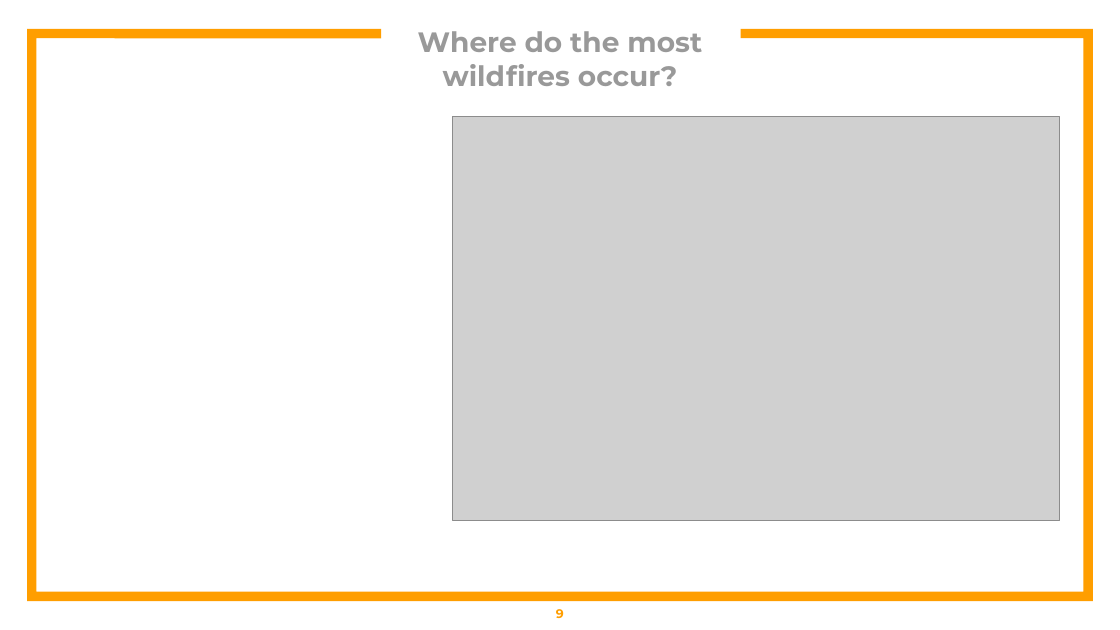
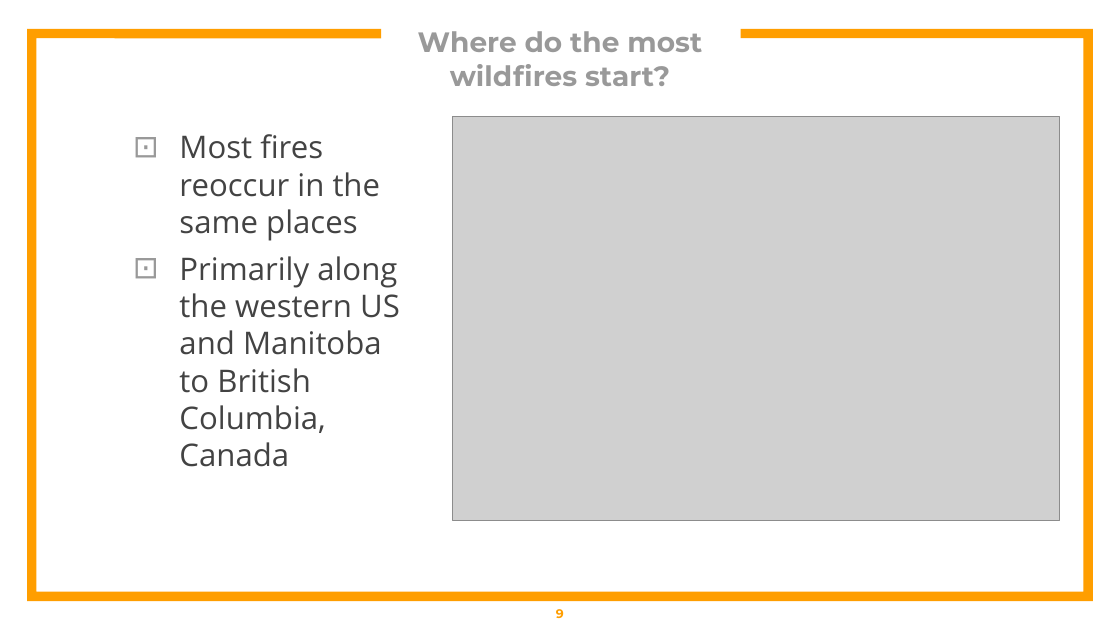
Before and after one commit to britt-emm/CGGroupProject, a slide deck: slide 9 of Wildfire_Group_Proj.pptx. Drawn at 1120x630 pixels with LibreOffice and Linux fonts; fonts in the diff are those of the drawing; grey boxes stand for pictures. Boxes give left, top, right and bottom in pixels: in the first picture for what was removed or moved away, otherwise in the second. Text is boxed around its words. In the diff, an @@ line names an element or a change of style, - is before the commit and + after.

```diff
--- a/Wildfire_Group_Proj.pptx
+++ b/Wildfire_Group_Proj.pptx
@@ title at [418, 31, 702, 86]: text changed @@
-Where do the most wildfires occur?
+Where do the most wildfires start?
@@ text added at [179, 134, 400, 467], 20 pt, text #434343 @@
+⊡ Most fires reoccur in the same places
+⊡ Primarily along the western US and Manitoba to British Columbia, Canada
```
Also in this commit, not shown: 8 other slides changed, 1 slide added, 37 slides removed.
